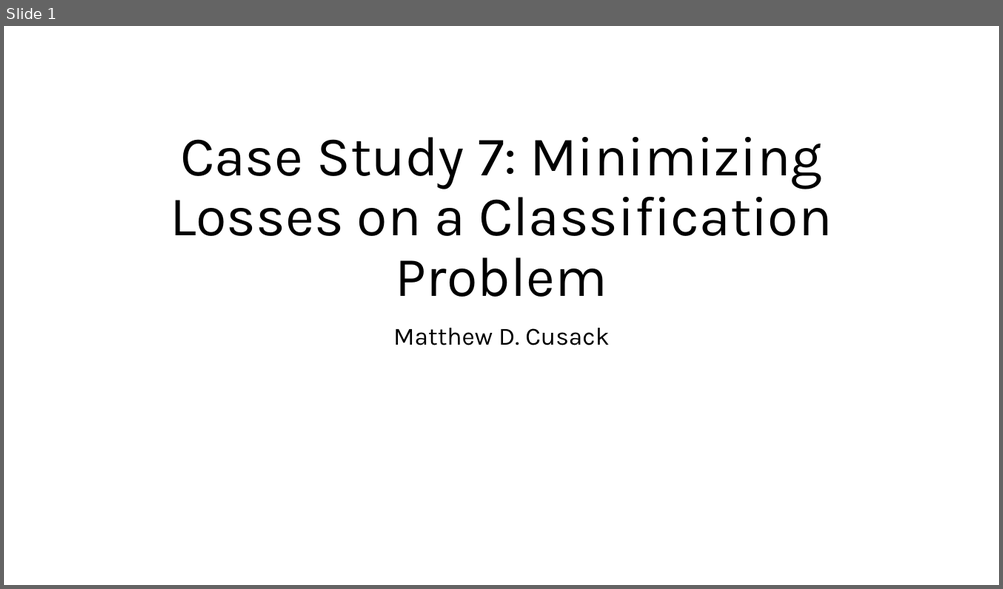
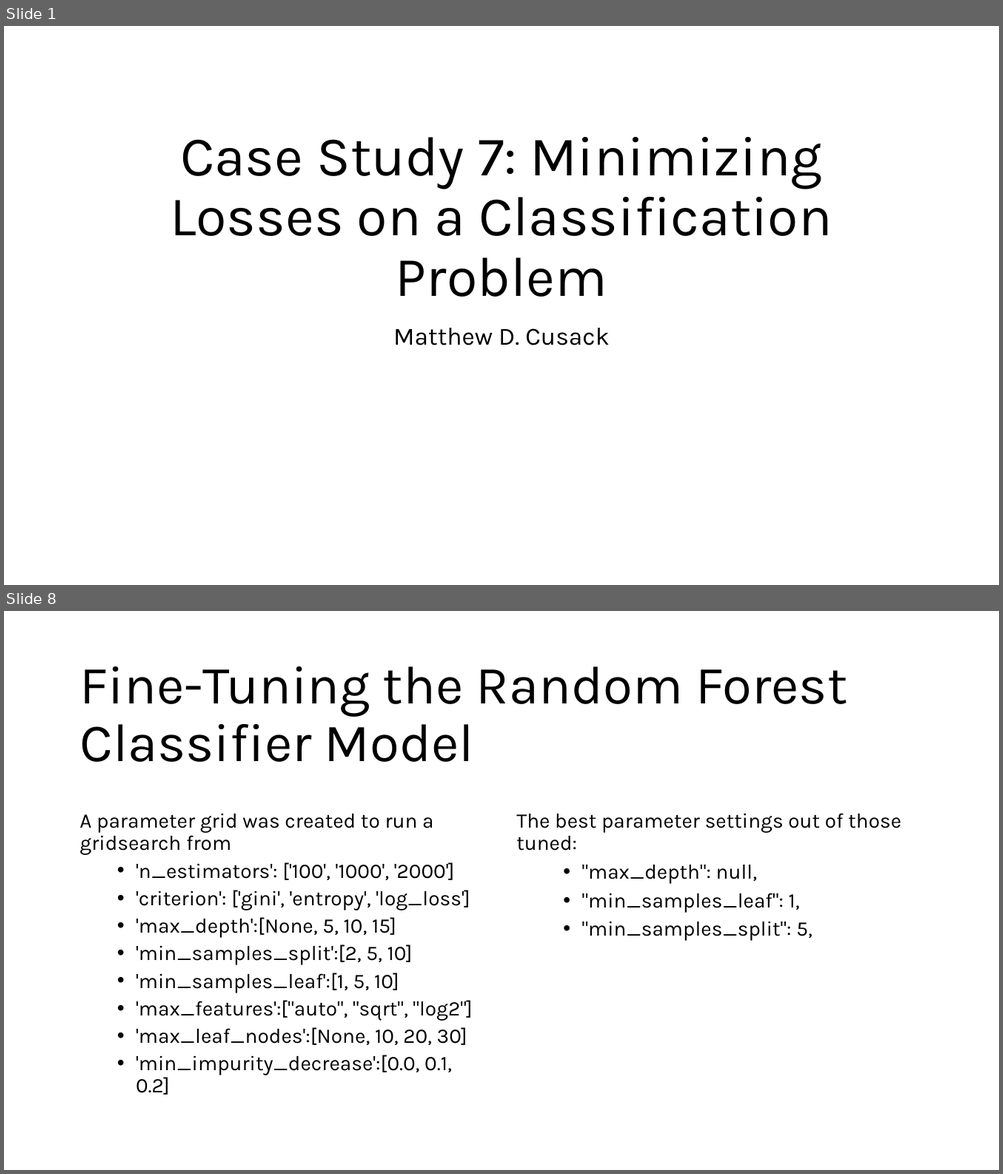
Before and after one commit to Mcusac/Case-Study-X, a slide deck: Cusack_Matthew_CaseStudy7.pptx. Shown one above the other, each under a label of ours: slide 1 before the commit, slides 1 and 8 after it; the slides between them are not shown. The pictures are 1003x589 and 1003x1174 pixels, drawn with LibreOffice and Linux fonts; fonts in the diff are those of the drawing. Boxes give left, top, right and bottom in pixels: in the first picture for what was removed or moved away, otherwise in the second. Text is boxed around its words. In the diff, an @@ line names an element or a change of style, - is before the commit and + after.

```diff
--- a/Cusack_Matthew_CaseStudy7.pptx
+++ b/Cusack_Matthew_CaseStudy7.pptx
@@ slide 8 added at [4,611,999,1170], background #FFFFFF @@
@@ title added at [79,667,847,762], 52 pt, text #000000 @@
+Fine-Tuning the Random Forest Classifier Model
@@ text added at [79,813,472,1095], 20 pt, text #000000 @@
+A parameter grid was created to run a gridsearch from
+  • 'n_estimators': ['100', '1000', '2000']
+  • 'criterion': ['gini', 'entropy', 'log_loss']
+  • 'max_depth':[None, 5, 10, 15]
+  • 'min_samples_split':[2, 5, 10]
+  • 'min_samples_leaf':[1, 5, 10]
+  • 'max_features':["auto", "sqrt", "log2"]
+  • 'max_leaf_nodes':[None, 10, 20, 30]
+  • 'min_impurity_decrease':[0.0, 0.1, 0.2]
@@ text added at [516,813,901,941], 20 pt, text #000000 @@
+The best parameter settings out of those tuned:
+  • "max_depth": null,
+  • "min_samples_leaf": 1,
+  • "min_samples_split": 5,
```
Also in this commit, not shown: 10 slides changed, 5 other slides added, 3 slides removed, 15 other files.
